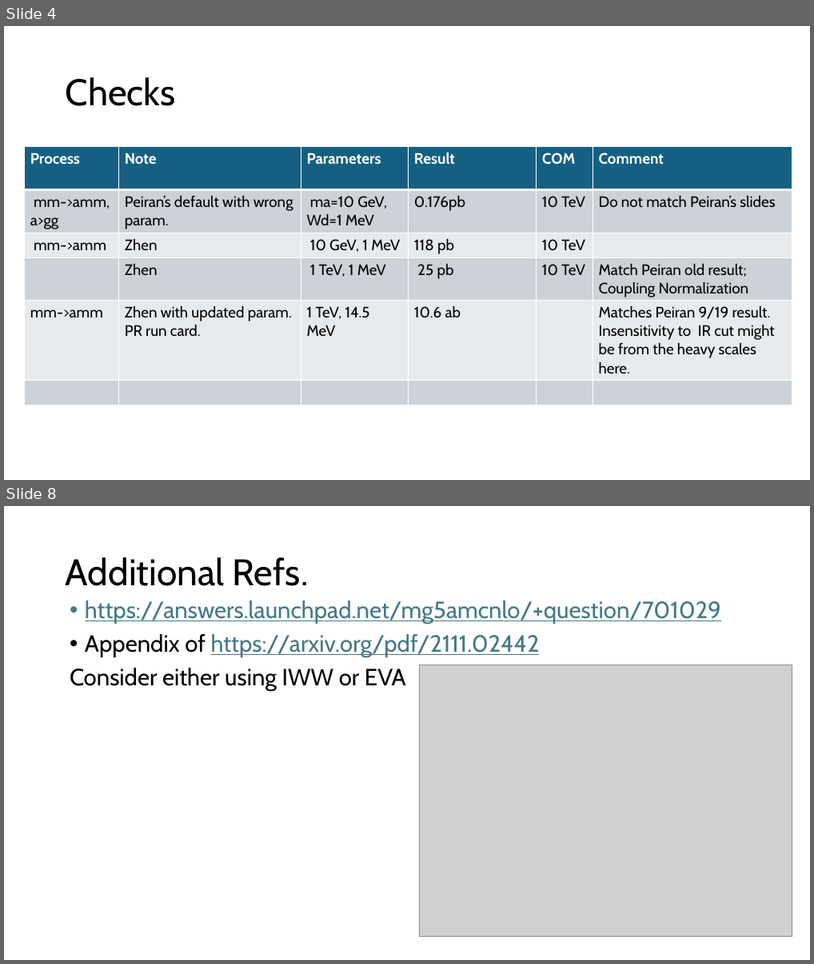
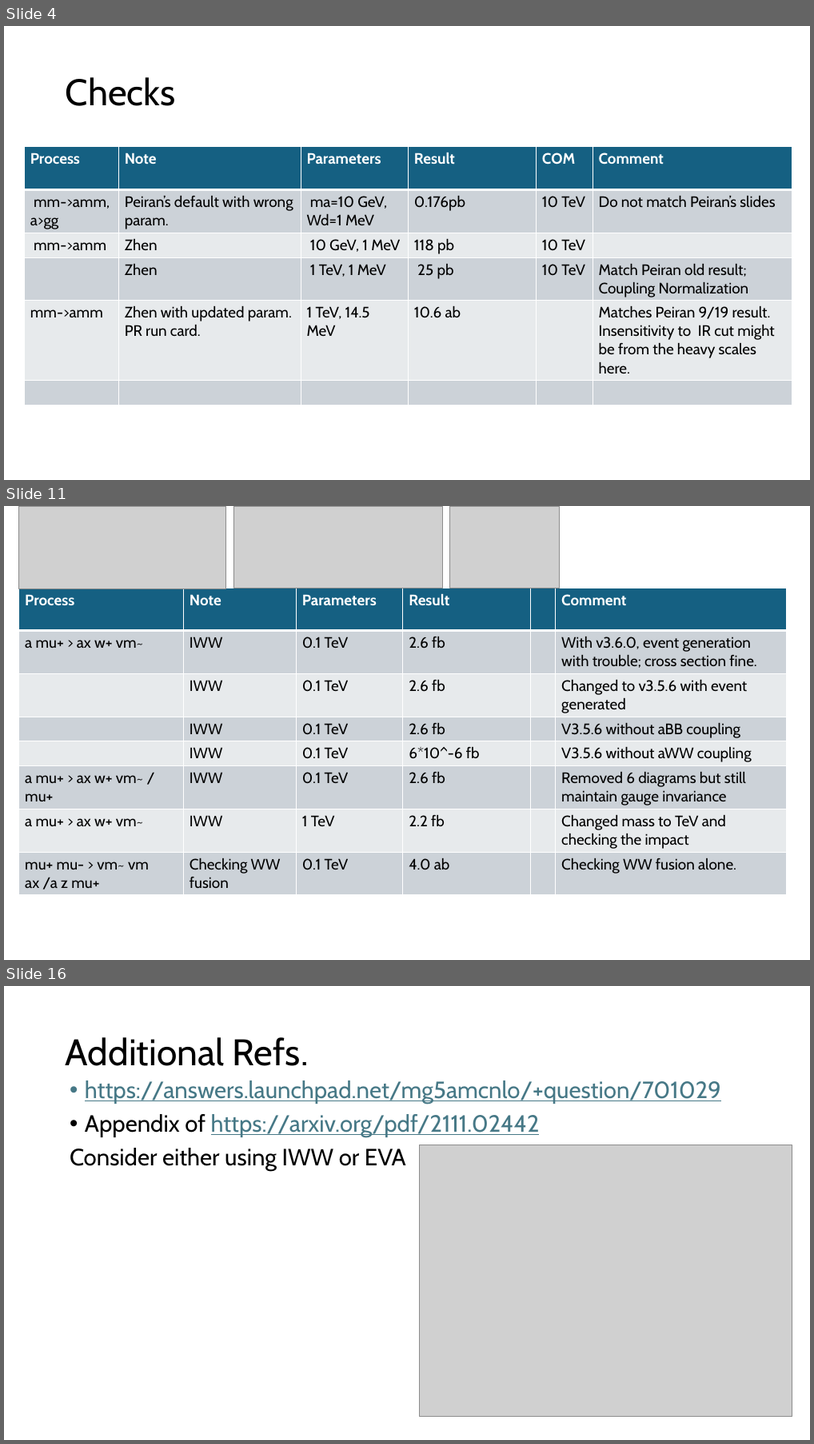
Before and after one commit to ZhenLiuPhys/AxionMuC, a slide deck: Slides/ZL_note_productions.pptx. Shown one above the other, each under a label of ours: slides 4 and 8 before the commit, slides 4, 11 and 16 after it; the slides between them are not shown. The pictures are 814x964 and 814x1444 pixels, drawn with LibreOffice and Linux fonts; fonts in the diff are those of the drawing; grey boxes stand for pictures. Boxes give left, top, right and bottom in pixels: in the first picture for what was removed or moved away, otherwise in the second. Text is boxed around its words. In the diff, an @@ line names an element or a change of style, - is before the commit and + after.

```diff
--- a/Slides/ZL_note_productions.pptx
+++ b/Slides/ZL_note_productions.pptx
@@ slide 11 added at (4, 506, 810, 960), background #FFFFFF @@
@@ picture added at (19, 507, 226, 588) @@
@@ picture added at (234, 507, 442, 588) @@
@@ picture added at (450, 506, 560, 588) @@
@@ table added at (19, 588, 788, 892), 8 rows, 6 columns @@
+Process | Note | Parameters | Result |  | Comment
+a mu+ > ax w+ vm~ | IWW | 0.1 TeV | 2.6 fb |  | With v3.6.0, event generation with trouble; cross section fine.
+ | IWW | 0.1 TeV | 2.6 fb |  | Changed to v3.5.6 with event generated
+ | IWW | 0.1 TeV | 2.6 fb |  | V3.5.6 without aBB coupling
+ | IWW | 0.1 TeV | 6*10^-6 fb |  | V3.5.6 without aWW coupling
+a mu+ > ax w+ vm~ / mu+ | IWW | 0.1 TeV | 2.6 fb |  | Removed 6 diagrams but still maintain gauge invariance
+a mu+ > ax w+ vm~ | IWW | 1 TeV | 2.2 fb |  | Changed mass to TeV and checking the impact
+mu+ mu- > vm~ vm ax /a z mu+ | Checking WW fusion | 0.1 TeV | 4.0 ab |  | Checking WW fusion alone.
@@ what was slide 8 is now slide 16 @@
```
Also in this commit, not shown: 1 slide changed, 10 other slides added.
